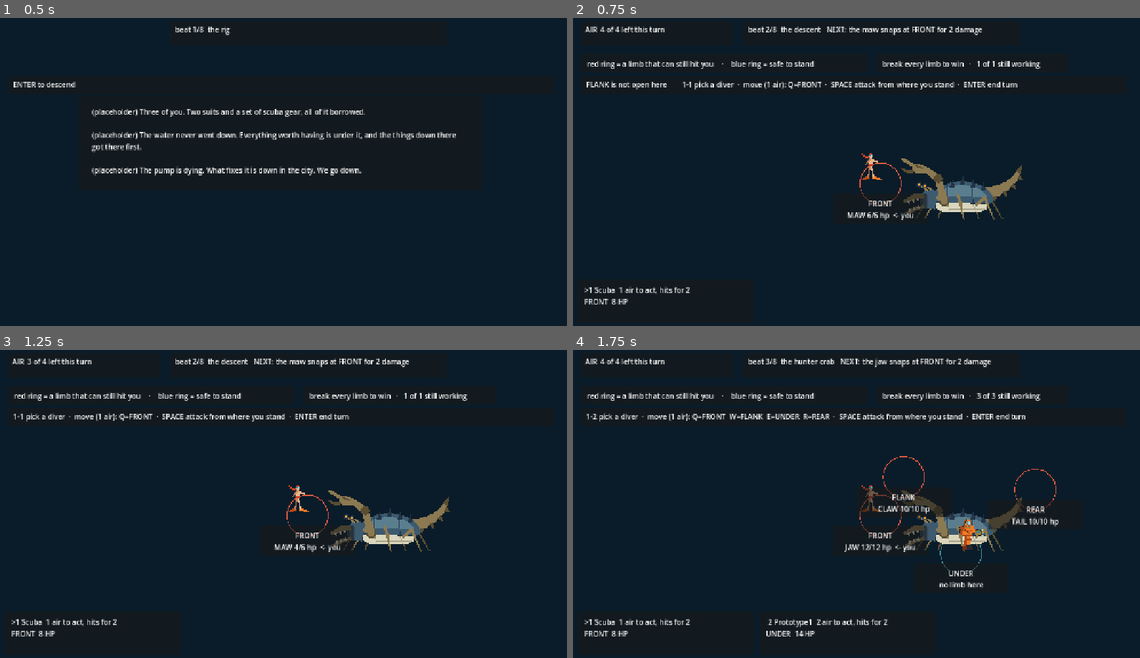
Above: before the commit, frames 1-4 (two rows, left to right).
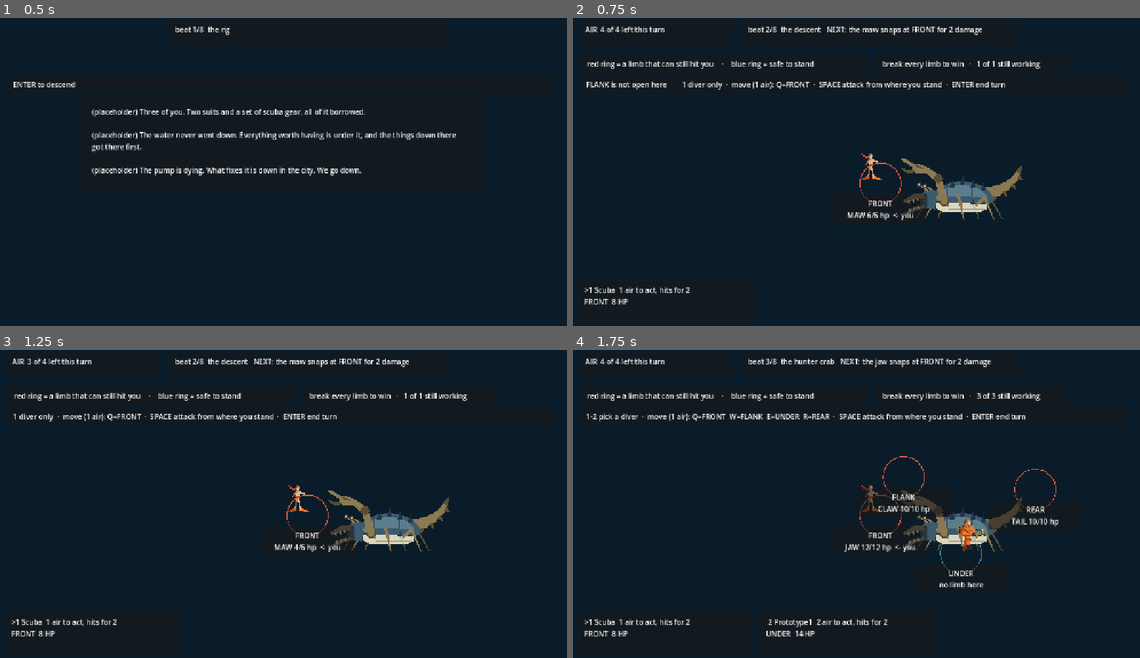
Above: after the commit, the same moments.

Repository: ImmortalDemonGod/salvage
Game: Godot game, scene res://game/main.tscn
The game is run twice, just before and just after one commit, with the same random seed, the same clock (stepped at 60 frames per second) and the same inputs.
Inputs:
- Up to frame 1 (0.5 s): no input
- Up to frame 2 (0.75 s): tap Enter at 0.5 s; hold W from 0.53 s (still down); tap 1 at 0.6 s
- Up to frame 3 (1.25 s): keep holding W; tap Space at 0.77 s
- Up to frame 4 (1.75 s): tap Space at 1.25, 1.52 s; release W at 1.28 s; tap 2 at 1.35 s

Frame 1 is identical in both runs. In frame 2, 0.8% of the frame differs, in the area x 19-79%, y 20-24%; in frame 3, 0.8%; in frame 4, nothing differs.

Commit message:
Paint the real viewport, and stop printing a range for a single diver

Diff:
--- a/game/main.gd
+++ b/game/main.gd
@@ -273,7 +273,8 @@
 	for i in range(5):
 		if combat.station_open(i):
 			moves.append("%s=%s" % [keys[i], Combat.STATION_NAMES[i]])
-	ui_help.text += "1-%d pick a diver  ·  move (1 air): %s  ·  SPACE attack from where you stand  ·  ENTER end turn" % [combat.divers.size(), "  ".join(moves)]
+	var pick := "1 diver only" if combat.divers.size() == 1 else "1-%d pick a diver" % combat.divers.size()
+	ui_help.text += "%s  ·  move (1 air): %s  ·  SPACE attack from where you stand  ·  ENTER end turn" % [pick, "  ".join(moves)]
 	queue_redraw()
 
 # ---- the player's door. The bot calls these same Combat methods. -------
@@ -349,7 +350,11 @@
 				player_end_turn()
 
 func _draw() -> void:
-	draw_rect(Rect2(Vector2.ZERO, DESIGN), Color(0.04, 0.11, 0.16))
+	# Paint the ACTUAL rect, not the design size. With stretch/expand the
+	# viewport grows past 720 and anything beyond it was left unpainted,
+	# which is the flat grey band a visual reviewer flagged as the game
+	# failing to fill its window.
+	draw_rect(Rect2(Vector2.ZERO, size.max(DESIGN)), Color(0.04, 0.11, 0.16))
 	# station rings: red while the limb they expose is live, teal once it is
 	# broken or absent. This is the map changing, drawn.
 	if combat == null:
Not shown, added: verify/pillar.gd.uid
